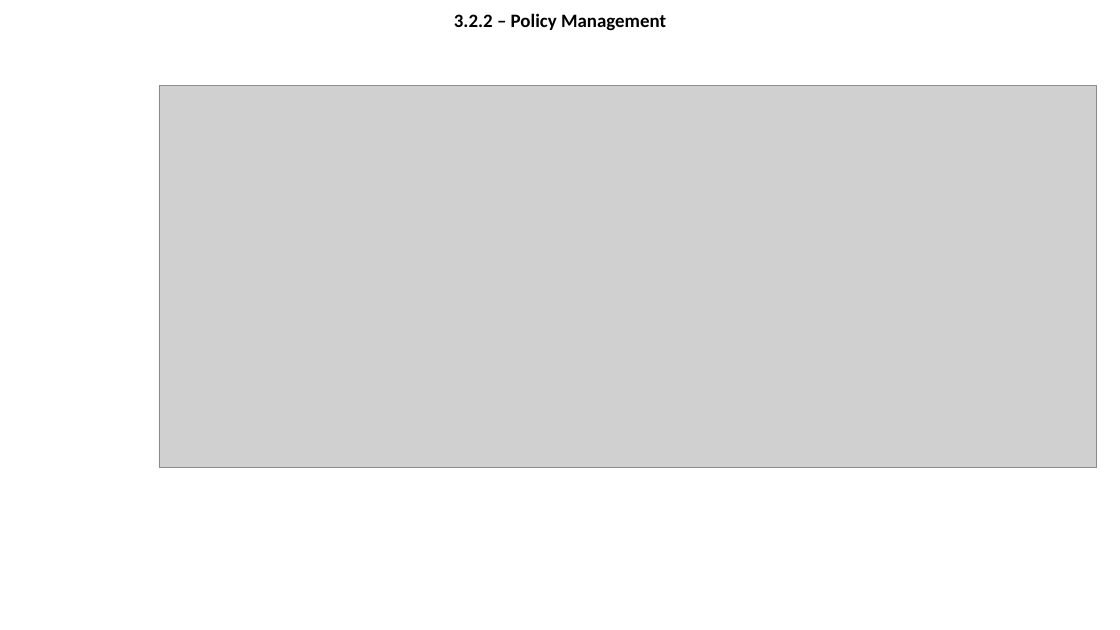
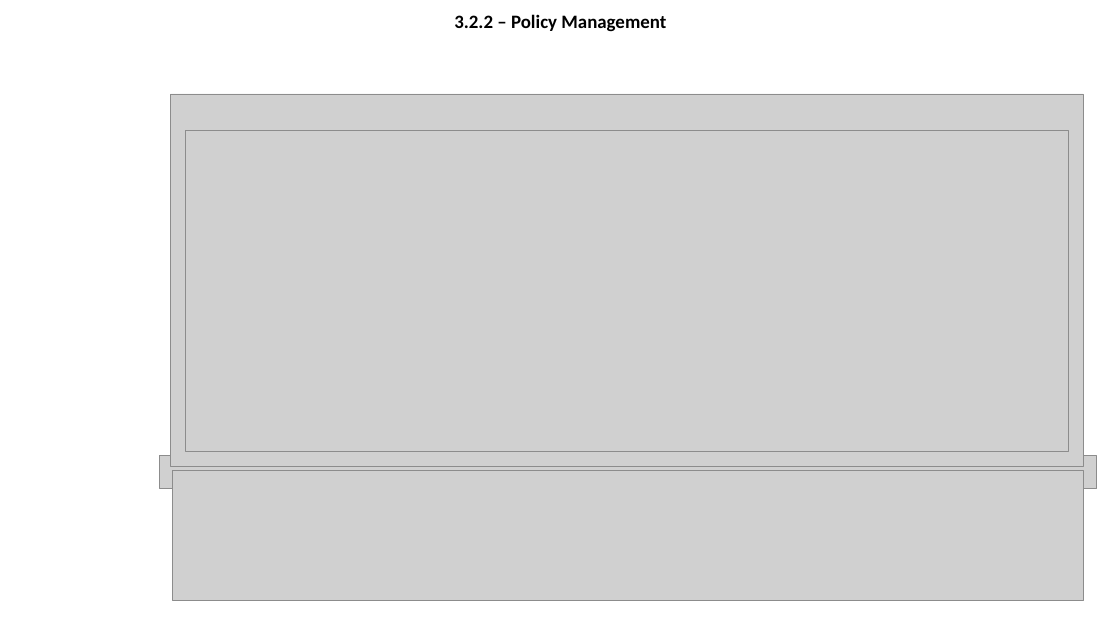
Before and after one commit to olegtaranenko/icap-management-ui-1, a slide deck: slide 5 of design/wireframe.pptx (slide 6 before the commit). Drawn at 1120x630 pixels with LibreOffice and Linux fonts; fonts in the diff are those of the drawing; grey boxes stand for pictures; background and template pictures are left out. Boxes give left, top, right and bottom in pixels: in the first picture for what was removed or moved away, otherwise in the second. Text is boxed around its words. In the diff, an @@ line names an element or a change of style, - is before the commit and + after.

```diff
--- a/design/wireframe.pptx
+++ b/design/wireframe.pptx
@@ text "3.2.2 – Policy Management" at (454, 14, 666, 32): line spacing 0.9 to 0.8 @@
@@ picture added at (171, 94, 1083, 466) @@
@@ picture: place and size @@
-picture at (159, 86, 1096, 468)
+picture at (186, 130, 1069, 451)
@@ picture added at (160, 455, 1097, 488) @@
@@ picture added at (173, 471, 1084, 601) @@
```
Also in this commit, not shown: 5 other slides changed, 1 slide added, 1 slide removed.
